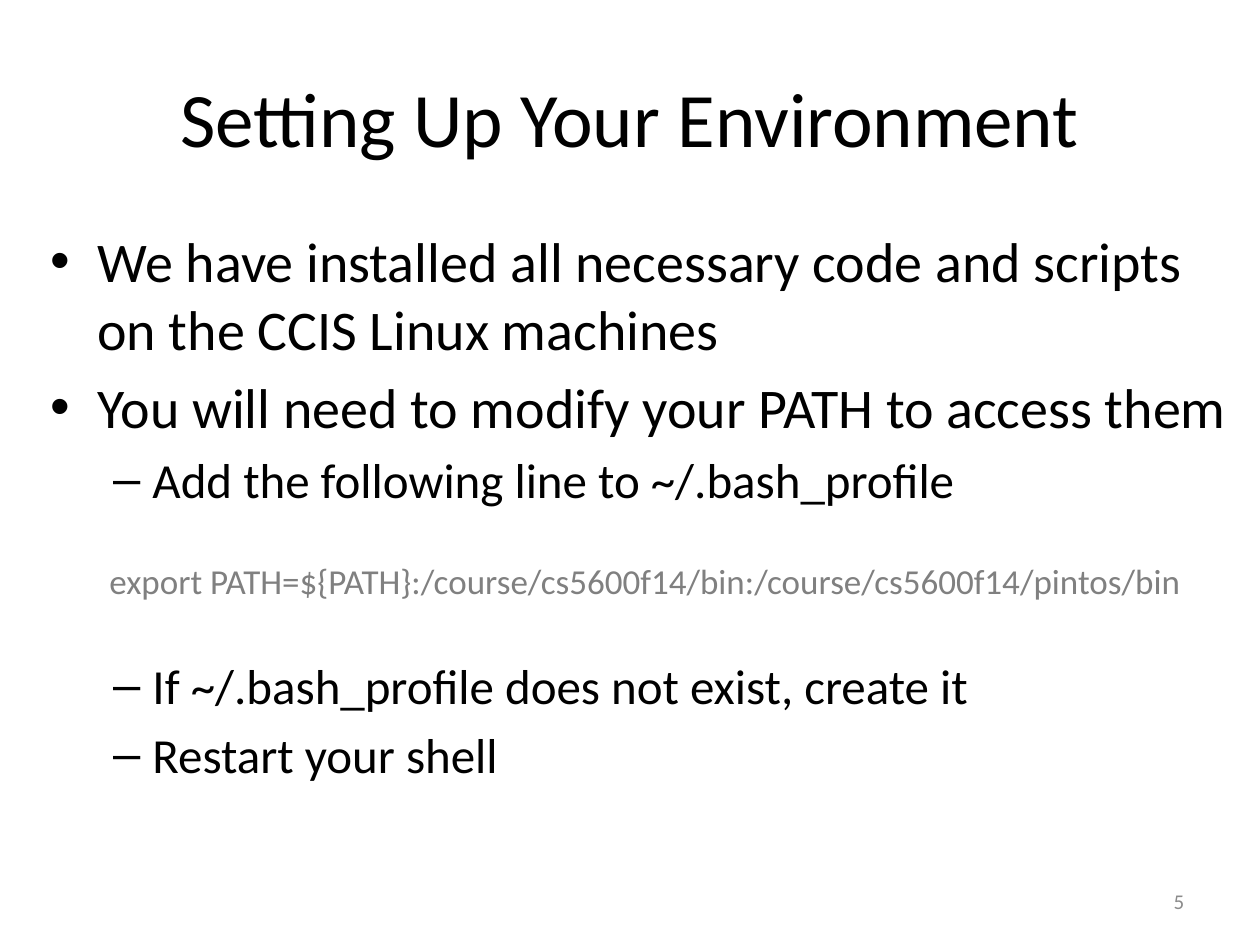
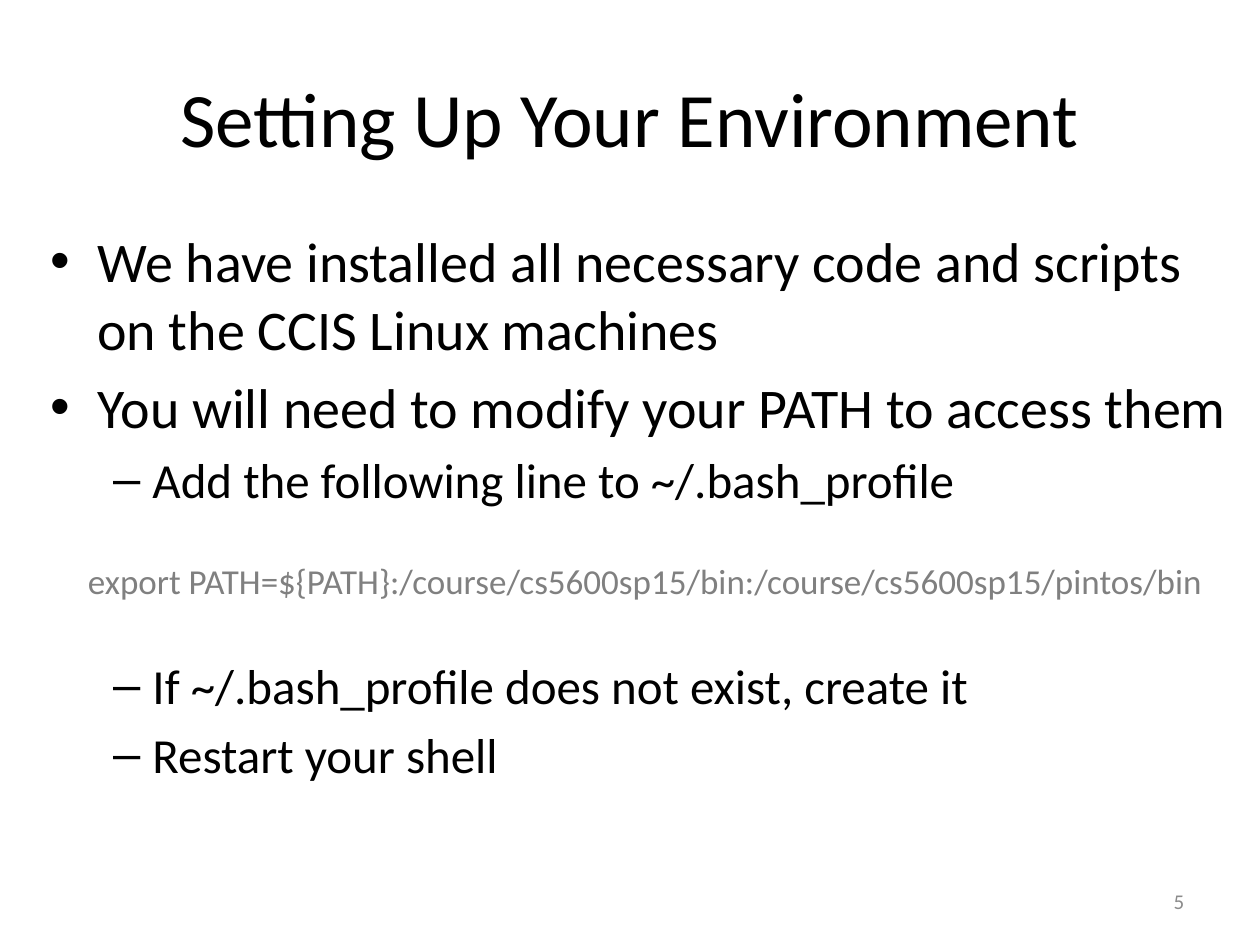
Before and after one commit to NatTuck/khoury-ntuck, a slide deck: slide 5 of courses/S14/cs5600/slides/Project1.pptx. Drawn at 1260x945 pixels with LibreOffice and Linux fonts; fonts in the diff are those of the drawing. Boxes give left, top, right and bottom in pixels: in the first picture for what was removed or moved away, otherwise in the second. Text is boxed around its words. In the diff, an @@ line names an element or a change of style, - is before the commit and + after.

```diff
--- a/courses/S14/cs5600/slides/Project1.pptx
+++ b/courses/S14/cs5600/slides/Project1.pptx
@@ text at box(88, 569, 1202, 600): text changed @@
-export PATH=${PATH}:/course/cs5600f14/bin:/course/cs5600f14/pintos/bin
+export PATH=${PATH}:/course/cs5600sp15/bin:/course/cs5600sp15/pintos/bin
```
Also in this commit, not shown: 3 other slides changed.
